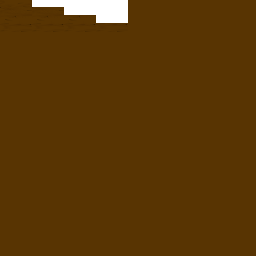
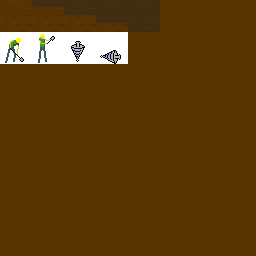
Revision of a layered 256 × 256 image; what changed, layer by layer:
painted on "Background" over [0, 0, 160, 64]
